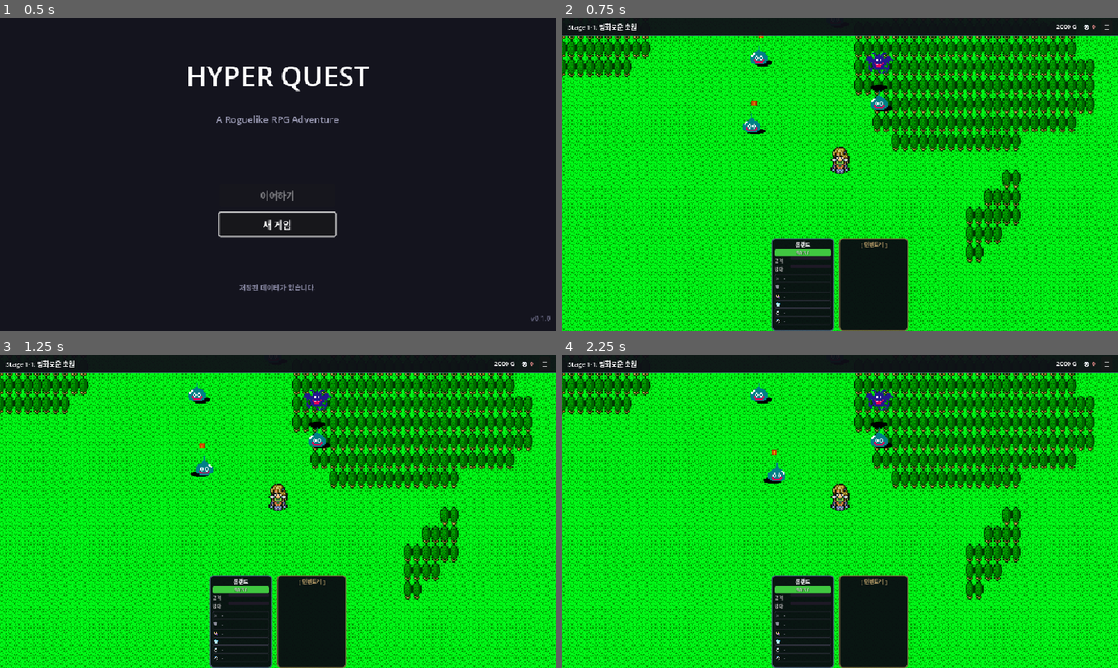
Above: before the commit, frames 1-4 (two rows, left to right).
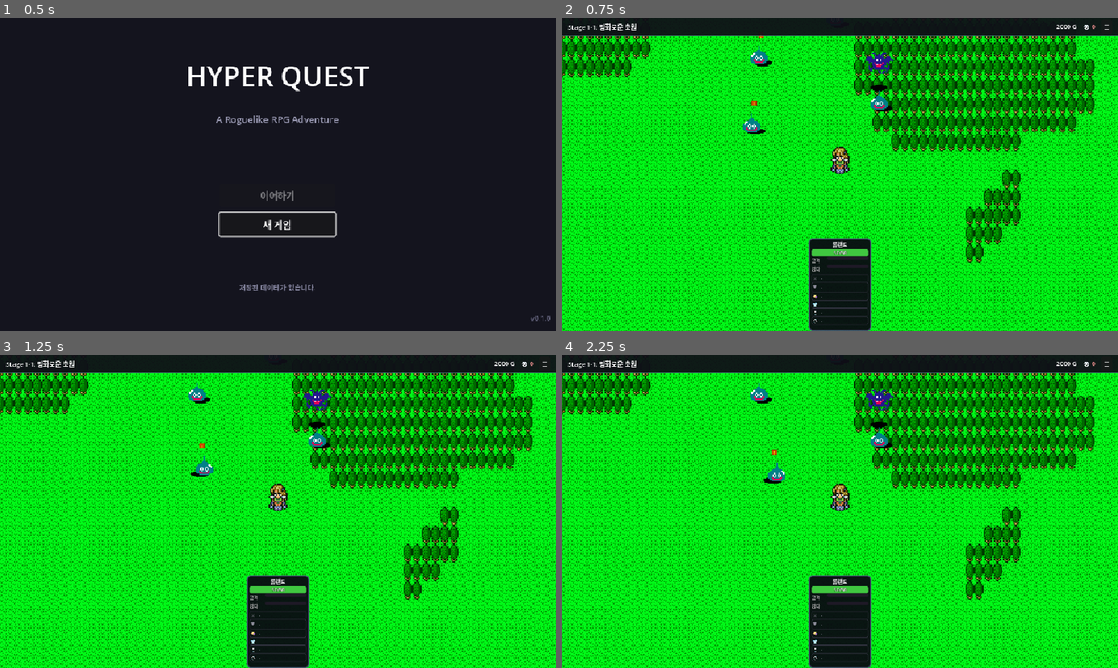
Above: after the commit, the same moments.

Repository: limmmmmmn/Appears-Appears
Game: Godot game, scene res://scenes/main/Main.tscn
The game is run twice, just before and just after one commit, with the same random seed, the same clock (stepped at 60 frames per second) and the same inputs.
Inputs:
- Up to frame 1 (0.5 s): no input
- Up to frame 2 (0.75 s): click "새 게임" at 0.5 s
- Up to frame 3 (1.25 s): no input
- Up to frame 4 (2.25 s): click "☰" at 1.25 s; click "게임 계속" at 2 s

Frame 1 is identical in both runs. In frame 2, 4.8% of the frame differs, in the area x 37-63%, y 70-100%; in frame 3, 4.8%; in frame 4, 4.8%.
Error after the commit: Parse Error: Cannot infer the type of "valid" variable because the value doesn't have a set type. (res://scripts/ui/field/InventoryCard.gd:171)

Commit message:
fix: 인벤토리 호버/드래그 수정
1. 호버 안 됨: _UnequipDropTarget가 FULL_RECT 오버레이로 Panel 전체를
   덮어서 버튼에 마우스 이벤트 도달 불가 → 하단 작은 드롭존으로 교체
2. 인벤→히어로 드래그 안 됨: item_data에 slot 필드 없음 →
   DataManager.get_equipment()로 slot 조회
3. 각 아이템 버튼도 장비해제 드롭 타겟으로 추가

https://claude.ai/code/session_01CvFn3fwLxn1aPxjxeSNfPg

Diff:
--- a/scripts/ui/field/InventoryCard.gd
+++ b/scripts/ui/field/InventoryCard.gd
@@ -120,35 +120,67 @@
 
 #region 장비 해제 드롭
 func _setup_unequip_drop() -> void:
-	var drop_target := _UnequipDropTarget.new()
-	drop_target.inv_card = self
-	drop_target.set_anchors_preset(Control.PRESET_FULL_RECT)
-	drop_target.mouse_filter = Control.MOUSE_FILTER_PASS
-	if panel:
-		panel.add_child(drop_target)
-
-
-class _UnequipDropTarget extends Control:
+	# Panel 하단에 작은 드롭 영역 추가 (전체 덮기 X → 버튼 호버 방해 X)
+	var vbox := panel.get_child(0) as VBoxContainer
+	if not vbox:
+		return
+	var drop_zone := _UnequipDropZone.new()
+	drop_zone.inv_card = self
+	vbox.add_child(drop_zone)
+
+
+func _do_unequip(data: Dictionary) -> void:
+	var hero_index: int = data.get("hero_index", -1)
+	var source_slot: String = data.get("source_slot", "")
+	if hero_index < 0 or source_slot.is_empty():
+		return
+	var party: Array = PartyManager.get_party() if PartyManager else []
+	if hero_index >= party.size() or party[hero_index] == null:
+		return
+	var hero: Hero = party[hero_index]
+	if InventoryManager:
+		InventoryManager.unequip_item(hero, source_slot)
+
+
+class _UnequipDropZone extends PanelContainer:
 	var inv_card: InventoryCard = null
+	var _normal_style: StyleBoxFlat
+	var _hover_style: StyleBoxFlat
+
+	func _ready() -> void:
+		custom_minimum_size = Vector2(0, 18)
+		mouse_filter = Control.MOUSE_FILTER_STOP
+		_normal_style = FieldHUD._make_flat_style(
+			Color(0.08, 0.07, 0.1, 0.4), Color(0.3, 0.25, 0.15, 0.3), 2, 1
+		)
+		_hover_style = FieldHUD._make_flat_style(
+			FieldHUD.STYLE.bg_btn_hover, Color(1.0, 0.95, 0.3, 1.0), 2, 2
+		)
+		add_theme_stylebox_override("panel", _normal_style)
+		var label := Label.new()
+		label.text = "▼ 장비해제 ▼"
+		label.horizontal_alignment = HORIZONTAL_ALIGNMENT_CENTER
+		label.add_theme_font_size_override("font_size", 7)
+		label.add_theme_color_override("font_color", Color(0.5, 0.45, 0.35))
+		label.mouse_filter = Control.MOUSE_FILTER_IGNORE
+		add_child(label)
 
 	func _can_drop_data(_pos: Vector2, data: Variant) -> bool:
 		if not data is Dictionary:
 			return false
-		return data.get("type", "") == "equipment" and data.get("source", "") == "equipment"
+		var valid := data.get("type", "") == "equipment" and data.get("source", "") == "equipment"
+		if valid:
+			add_theme_stylebox_override("panel", _hover_style)
+		return valid
 
 	func _drop_data(_pos: Vector2, data: Variant) -> void:
-		if not data is Dictionary:
-			return
-		var hero_index: int = data.get("hero_index", -1)
-		var source_slot: String = data.get("source_slot", "")
-		if hero_index < 0 or source_slot.is_empty():
-			return
-		var party: Array = PartyManager.get_party() if PartyManager else []
-		if hero_index >= party.size() or party[hero_index] == null:
-			return
-		var hero: Hero = party[hero_index]
-		if InventoryManager:
-			InventoryManager.unequip_item(hero, source_slot)
+		add_theme_stylebox_override("panel", _normal_style)
+		if data is Dictionary and inv_card:
+			inv_card._do_unequip(data)
+
+	func _notification(what: int) -> void:
+		if what == NOTIFICATION_DRAG_END:
+			add_theme_stylebox_override("panel", _normal_style)
 #endregion
 
 
@@ -178,8 +210,19 @@
 		if inv_card:
 			inv_card._on_item_clicked(item_id)
 
+	func _can_drop_data(_pos: Vector2, data: Variant) -> bool:
+		if not data is Dictionary:
+			return false
+		return data.get("type", "") == "equipment" and data.get("source", "") == "equipment"
+
+	func _drop_data(_pos: Vector2, data: Variant) -> void:
+		if data is Dictionary and inv_card:
+			inv_card._do_unequip(data)
+
 	func _get_drag_data(_pos: Vector2) -> Variant:
-		var slot: String = item_data.get("slot", "")
+		# DataManager에서 장비 데이터 조회 (인벤토리 데이터에 slot이 없을 수 있음)
+		var equip_data: Dictionary = DataManager.get_equipment(item_id) if DataManager else {}
+		var slot: String = equip_data.get("slot", item_data.get("slot", ""))
 		if slot.is_empty():
 			return null
 		var preview := Label.new()
@@ -190,5 +233,6 @@
 		preview.add_theme_constant_override("outline_size", 2)
 		preview.modulate.a = 0.9
 		set_drag_preview(preview)
-		return {"type": "equipment", "item_id": item_id, "item_data": item_data}
-#endregion
+		var drag_data := equip_data if not equip_data.is_empty() else item_data
+		return {"type": "equipment", "item_id": item_id, "item_data": drag_data}
+#endregion
